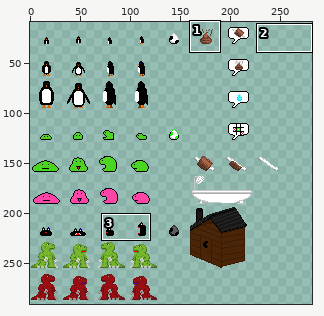
Two states of a sprite sheet, app/src/main/res/drawable-nodpi/pets_and_icons.png. Above, an overview of the earlier version with the close-up marked.
Close-up. Before:
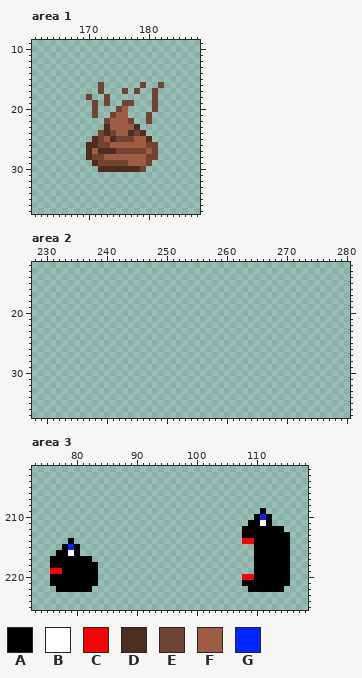
The file is 512x512 pixels. Colours within 5 levels of each other are drawn and written as one. Shown: area 1: x 161..188, y 9..37; area 2: x 228..280, y 12..37; area 3: x 73..118, y 202..225. The wide view leaves out empty margins.
Palette (. is transparent): A #000000  B #ffffff  C #ff0000  D #4c2d20  E #724331  F #9e5d43  G #0026ff
Pixels before, area 1, first column x 170:
16 ..E......E..E
17 ..E...E.E..E.
18 E..E.......E.
19 .E.E..EE...E.
20 .E...EF....E.
21 .E..EFF...E..
22 ...EFFFE..E..
23 ...DFFFFD....
24 ..EDEFFDED...
25 .DEFDEEEFFD..
26 DDEEFFFFFFEE.
27 DFDDDEEEEEFE.
28 DEEFFFFFFFEE.
29 .DEEEEEFFFE..
30 ..DDDDDDDE...
Pixels before, area 3, first column x 76:
209 ...................................A....
210 ..................................AGA...
211 .................................AABA...
212 ................................AAAAAAA.
213 ................................AAAAAAAA
214 ...A............................CCAAAAAA
215 ..AGA.............................AAAAAA
216 .AABA.............................AAAAAA
217 AAAAAAA...........................AAAAAA
218 AAAAAAAA..........................AAAAAA
219 CCAAAAAA..........................AAAAAA
220 AAAAAAAA........................CCAAAAAA
221 AAAAAAAA........................AAAAAAAA
222 .AAAAAA..........................AAAAAA.
After the commit:
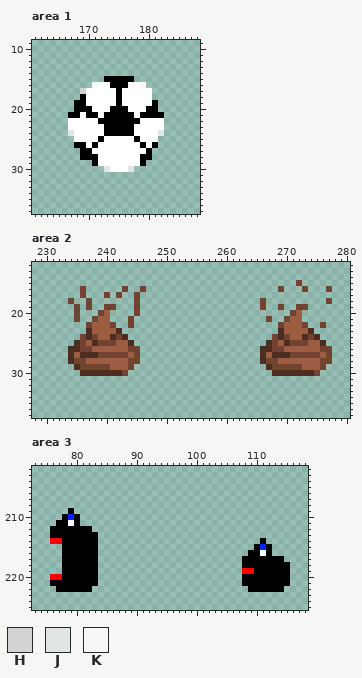
Colours new in this view: H #d3d3d3  J #e2e5e6  K #f8f7f6
From old to new:
Changed rows in their new state; - is an unchanged pixel.
Area 1:
first column x 167:
15 ------AAAAA-----
16 ----KBBAAABBK--.
17 --HBBBBBABBBBB.-
18 --ABBBBBABBBBB.-
19 -AABBBBBABBBBBA-
20 -AAABBBAAABBBAA-
21 AABAABAAAAABAAAA
22 BBBBBAAAAAAABBBB
23 BBBBBBAAAAABBBBB
24 JBBBBBAAAAABBBBJ
25 -BBBBABBBBBABBB-
26 -AABABBBBBBBABA-
27 --AABBBBBBBBBA.-
28 --AAABBBBBBBAA.-
29 ----ABBBBBBBA.--
30 -----.JBBBJ..---
Area 2:
first column x 234:
15 --------------------------------------E-----
16 --E------E--E----------------------E---E---E
17 --E---E-E--E--------------------------------
18 E--E-------E--------------------E----------E
19 -E-E--EE---E--------------------E--E--EE----
20 -E---EF----E-------------------------EF-----
21 -E--EFF---E----------------------E--EFF-----
22 ---EFFFE--E------------------------EFFFE--E-
23 ---DFFFFD--------------------------DFFFFD---
24 --EDEFFDED------------------------EDEFFDED--
25 -DEFDEEEFFD----------------------DEFDEEEFFD-
26 DDEEFFFFFFEE--------------------DDEEFFFFFFEE
27 DFDDDEEEEEFE--------------------DFDDDEEEEEFE
28 DEEFFFFFFFEE--------------------DEEFFFFFFFEE
29 -DEEEEEFFFE----------------------DEEEEEFFFE-
30 --DDDDDDDE------------------------DDDDDDDE--
Area 3:
first column x 76:
209 ---A-------------------------------.----
210 --AGA-----------------------------...---
211 -AABA----------------------------....---
212 AAAAAAA-------------------------.......-
213 AAAAAAAA------------------------........
214 CCA-AAAA------------------------...-....
215 ---A-AAA---------------------------G-...
216 -.-A-AAA-------------------------A-B-...
217 ..-----A------------------------AA-----.
218 ..------------------------------AA------
219 ..------------------------------CC------
220 CC------------------------------AA------
Where, in picture pixels (left, top, right, bottom), the same in both close-ups:
changed: (68, 76, 164, 172)
added: (260, 280, 332, 376)
added: (68, 286, 146, 376)
changed: (50, 508, 98, 580)
changed: (242, 508, 290, 580)
